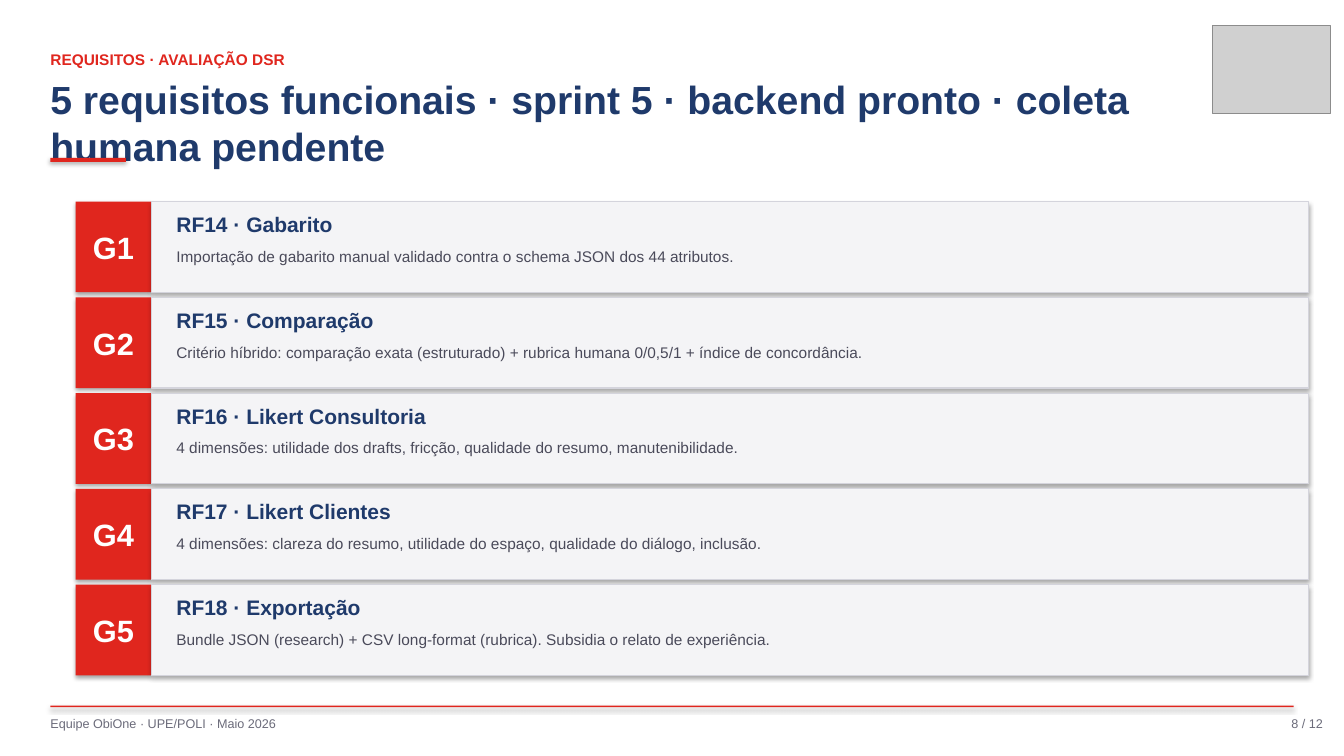
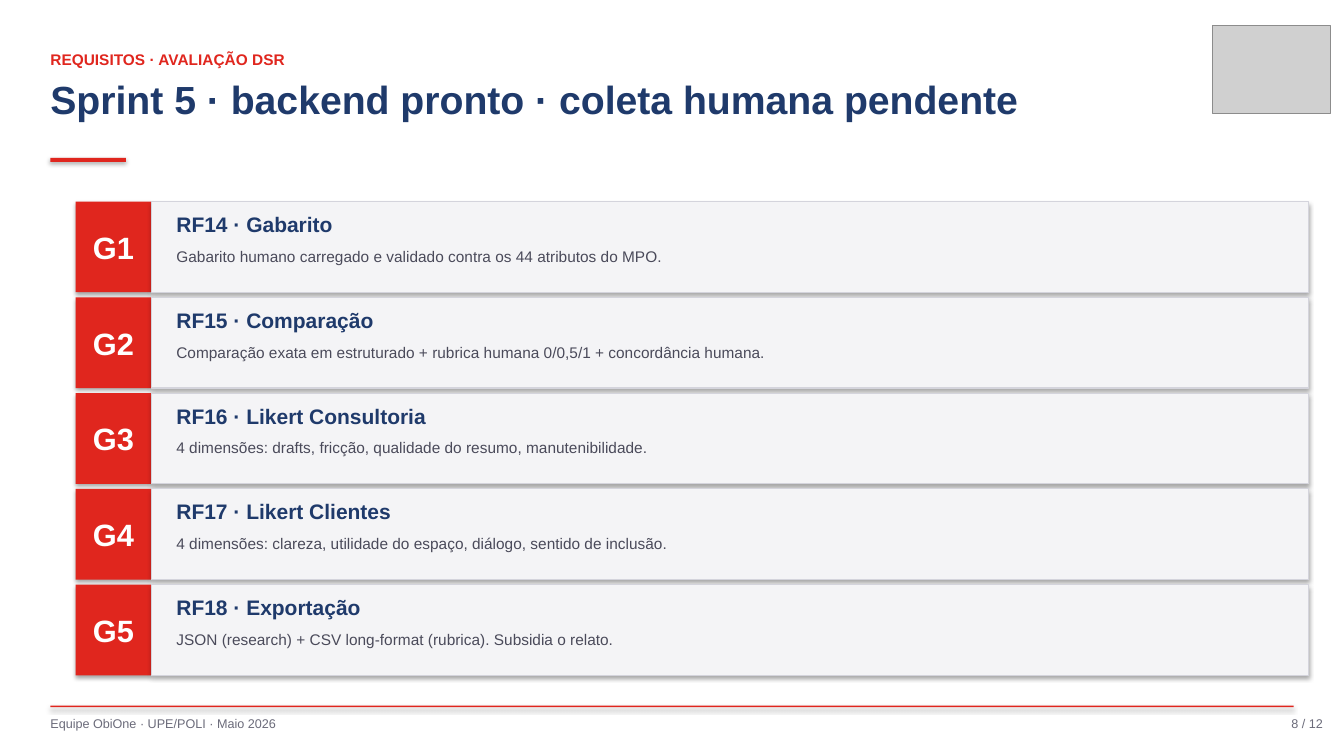
Before and after one commit to raniel90/obione, a slide deck: slide 8 of atividades/apresentacoes/sr1_2026-05-22.pptx. Drawn at 1344x756 pixels with LibreOffice and Linux fonts; fonts in the diff are those of the drawing; grey boxes stand for pictures. Boxes give left, top, right and bottom in pixels: in the first picture for what was removed or moved away, otherwise in the second. Text is boxed around its words. In the diff, an @@ line names an element or a change of style, - is before the commit and + after.

```diff
--- a/atividades/apresentacoes/sr1_2026-05-22.pptx
+++ b/atividades/apresentacoes/sr1_2026-05-22.pptx
@@ text at bbox=[50, 85, 1018, 122]: text changed @@
-5 requisitos funcionais · sprint 5 · backend pronto · coleta humana pendente
+Sprint 5 · backend pronto · coleta humana pendente
@@ text at bbox=[176, 251, 661, 265]: text changed @@
-Importação de gabarito manual validado contra o schema JSON dos 44 atributos.
+Gabarito humano carregado e validado contra os 44 atributos do MPO.
@@ text at bbox=[176, 347, 764, 361]: text changed @@
-Critério híbrido: comparação exata (estruturado) + rubrica humana 0/0,5/1 + índice de concordância.
+Comparação exata em estruturado + rubrica humana 0/0,5/1 + concordância humana.
@@ text at bbox=[176, 442, 647, 457]: text changed @@
-4 dimensões: utilidade dos drafts, fricção, qualidade do resumo, manutenibilidade.
+4 dimensões: drafts, fricção, qualidade do resumo, manutenibilidade.
@@ text at bbox=[176, 537, 667, 552]: text changed @@
-4 dimensões: clareza do resumo, utilidade do espaço, qualidade do diálogo, inclusão.
+4 dimensões: clareza, utilidade do espaço, diálogo, sentido de inclusão.
@@ text at bbox=[176, 634, 613, 648]: text changed @@
-Bundle JSON (research) + CSV long-format (rubrica). Subsidia o relato de experiência.
+JSON (research) + CSV long-format (rubrica). Subsidia o relato.
```
Also in this commit, not shown: 9 other slides changed, 2 other files.
